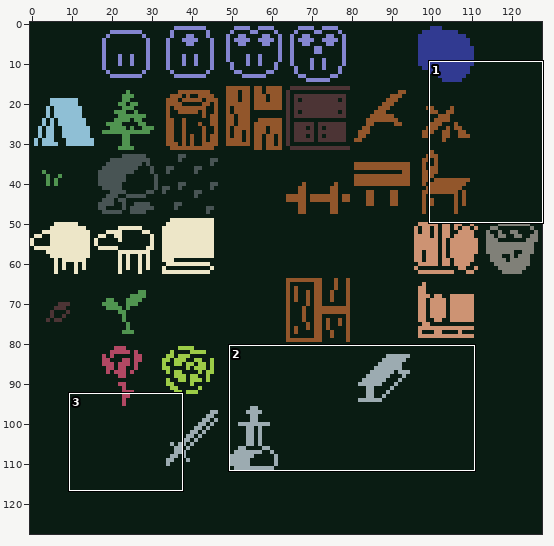
Two states of a pixel-art file, assets/images/tiles.ase. The picture above shows the old version from afar; the outline marks the close-up.
Close-up. First the earlier version:
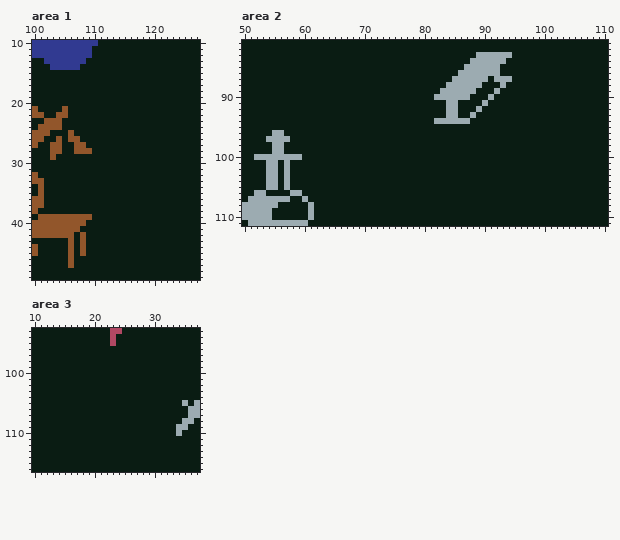
128x128 pixels, 1 frame. Shown: area 1: x 100..127, y 10..49; area 2: x 50..110, y 81..111; area 3: x 10..37, y 93..116.
New version:
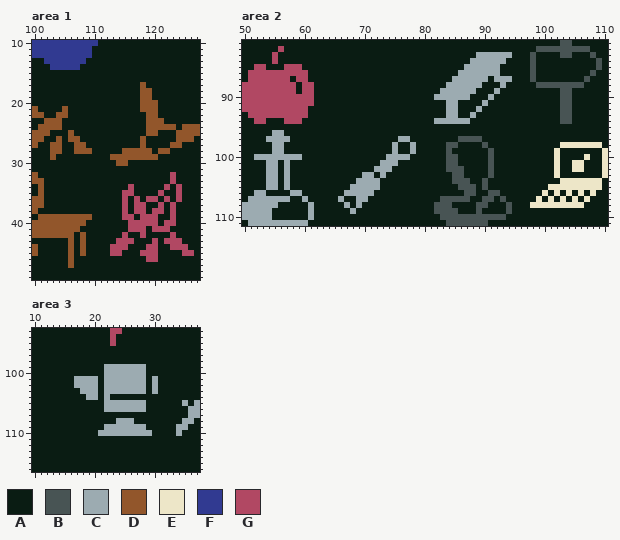
Palette (. is transparent): A #0a1c13  B #485454  C #9cabb1  D #92562b  E #ede6c8  F #313a91  G #b14863
Edits made:
Changed rows in their new state; - is an unchanged pixel.
Area 1, layer "Layer 1":
first column x 113:
17 -----D---------
18 -----DD--------
19 -----DD--------
20 -----DDD-------
21 -----DDD-------
22 ------DD-------
23 ------DDD------
24 ------DDDDD-DDD
25 ------DD---DDDD
26 -----D-----DDD-
27 -----D----DD---
28 --DDDDD-DD-----
29 DDDDDDDD-------
30 -DD------------
32 ----------G----
33 ----------G----
34 ---G-----G-G---
35 --GG----G--G---
36 --G-G-GG-G-G---
37 --G-GG--G-G----
38 --G-GG-GG-G----
39 --GG-GGG--G----
40 ---GGGGG-GG----
41 ---GGG-GGG-----
42 --G--G----G----
43 -GGG---G-GGG---
44 GGG---GG--GGG--
45 GG---GGG----GG-
46 ------GG-------
Area 2, layer "Layer 1":
first column x 50:
 81 -----------------------------------------------------BB------
 82 ------G------------------------------------------BBBBBBBBB---
 83 -----G------------------------------------------B----BB---B--
 84 -----G------------------------------------------B----------B-
 85 --GG---GGG--------------------------------------B----------B-
 86 -GGGGGGGGGG-------------------------------------B---------B--
 87 -GGGGGGG-GG-------------------------------------B--------B---
 88 GGGGGGGGG-GG-------------------------------------BBBBBBBB----
 89 GGGGGGGGG-GG-----------------------------------------BB------
 90 GGGGGGGGGGGG-----------------------------------------BB------
 91 GGGGGGGGGGGG-----------------------------------------BB------
 92 GGGGGGGGGGG------------------------------------------BB------
 93 -GGGGGGGGGG------------------------------------------BB------
 94 --GG---GGG-------------------------------------------BB------
 97 --------------------------CC--------BBBB---------------------
 98 -------------------------C--C-----BB----B------------EEEEEEE-
 99 -------------------------C--C-----B------B----------E-------E
100 ------------------------CCCC------BB-----B----------E----E--E
101 -----------------------CCC--------BB-----B----------E--EE---E
102 ----------------------CCC---------BBB----B----------E--EE---E
103 --------------------CC-C-----------BB----B----------E-------E
104 -------------------CCCC------------BBB--B------------EEEEEEE-
105 ------------------CCCCC-------------BBB-B----------EEEEEEEEE-
106 -----------------CCCCC---------------BB--BB-------E-E-E-E-E--
107 ----------------C--CC------------BBBBB--BB-B-----E-E-E-E-E---
108 -----------------C-C------------BBB----BB---B---EEEEEEEEE----
109 ------------------C-------------BBBB---B----B----------------
110 ---------------------------------BBBBBBBBBBB-----------------
111 ----------------------------------BBBBBBB--------------------
Area 3, layer "Layer 1":
first column x 17:
 99 -----CCCCCCC--
100 -----CCCCCCC--
101 CCCC-CCCCCCC-C
102 CCCC-CCCCCCC-C
103 -CCC-CCCCCCC-C
104 --CC-C--------
105 -----CCCCCCC--
106 -----CCCCCCC--
108 -------CCC----
109 -----CCCCCCC--
110 ----CCCCCCCCC-
Where, in picture pixels (left, top, right, bottom), the same in both close-ups:
changed: (110, 82, 200, 262)
changed: (530, 40, 608, 208)
changed: (242, 46, 314, 124)
changed: (338, 136, 416, 214)
changed: (434, 136, 512, 226)
changed: (74, 364, 158, 436)
